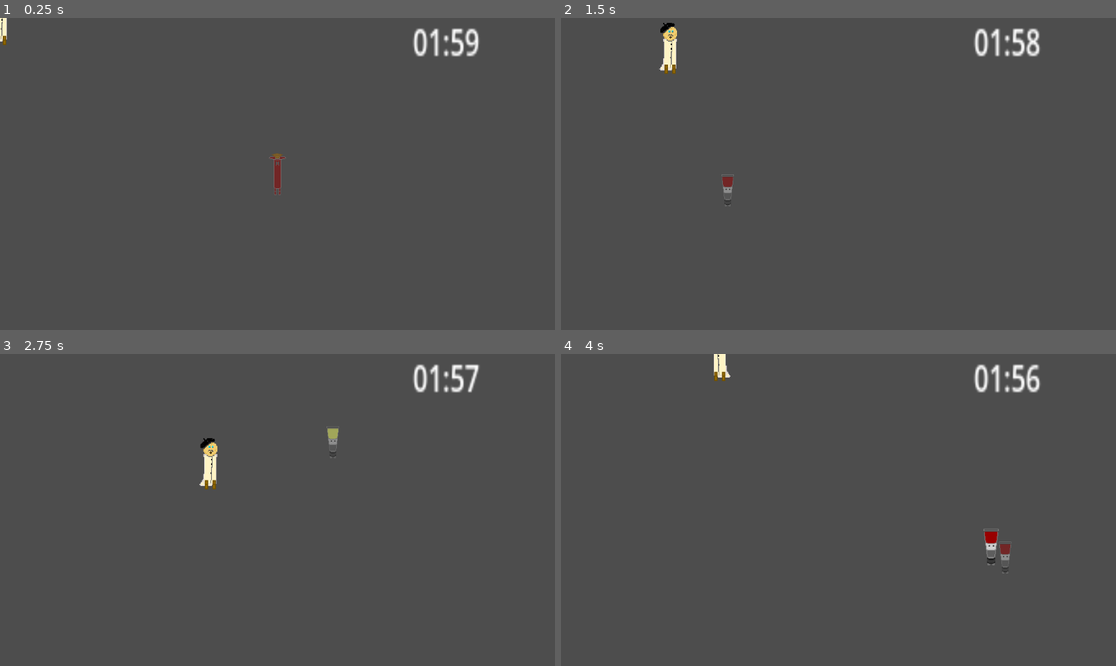
Above: before the commit, frames 1-4 (two rows, left to right).
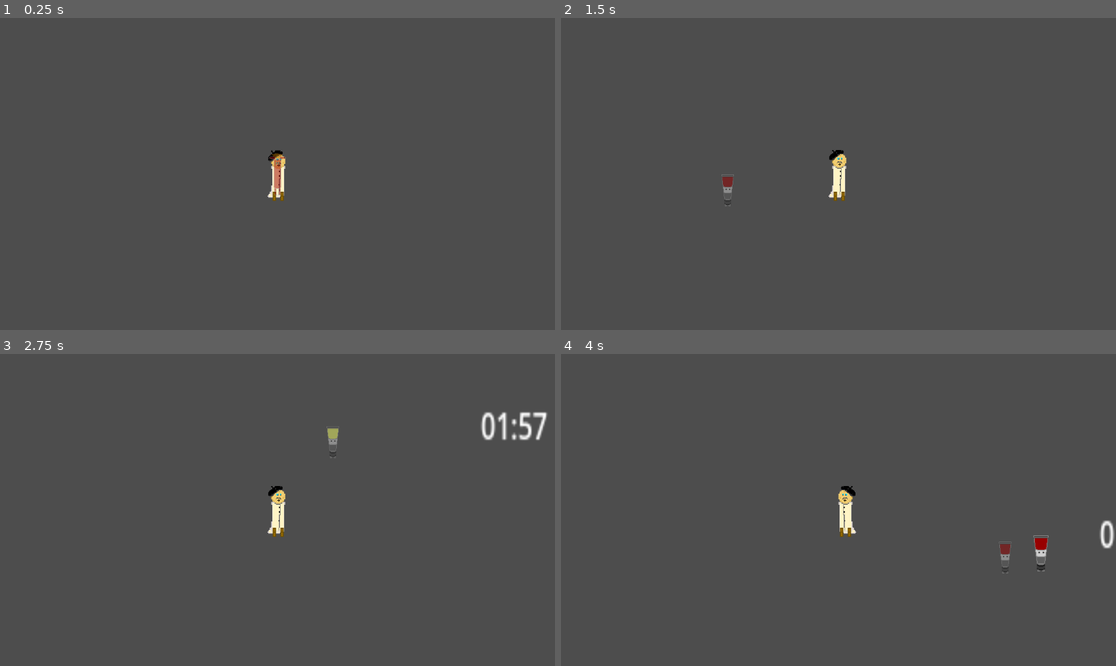
Above: after the commit, the same moments.

Repository: StrikorDawn/Paintdown-splasher
Game: Godot game, scene res://scenes/main.tscn
Two runs of this game, one before a commit and one after it. Both use one fixed random seed, a clock stepped at 60 frames per second and the inputs below. Sound files missing from this copy of the repository are replaced by a short silence.
Inputs (mouse positions are in pixels of both pictures, inside the frame that each line leads up to):
- Up to frame 1 (0.25 s): no input
- Up to frame 2 (1.5 s): tap Enter at 0.5 s; move the mouse to (960, 158) at 0.52 s; hold D (move_right) 0.53-1.28 s; tap Space (attack) at 0.6 s; move the mouse to (727, 189) at 1.27 s; hold S (move_down) from 1.28 s (still down); right-click (727, 189) at 1.35 s
- Up to frame 3 (2.75 s): move the mouse to (333, 441) at 2.02 s; release S (move_down) at 2.03 s; hold D (move_right) from 2.03 s (still down); tap Mouse wheel down (next_color) at 2.1 s
- Up to frame 4 (4 s): move the mouse to (810, 572) at 2.77 s; release D (move_right) at 2.78 s; hold W (move_up) 2.78-3.53 s; tap Mouse wheel up (previous_color) at 2.85 s; move the mouse to (1005, 556) at 3.52 s; hold A (move_left) from 3.53 s (still down); click (1005, 556) at 3.6 s

The runs differ from the first frame. In frame 1, 1.1% of the frame differs, in the area x 0-87%, y 0-59%; in frame 2, 1.4%; in frame 3, 1.9%, in the area x 35-99%, y 3-59%; in frame 4, 1.7%.

Commit message:
working camera and level

Diff:
--- a/scenes/main.tscn
+++ b/scenes/main.tscn
@@ -11,6 +11,8 @@
 script = ExtResource("1_vqm8e")
 
 [node name="Player" parent="." instance=ExtResource("1_fnyou")]
+
+[node name="Camera2D" type="Camera2D" parent="Player"]
 
 [node name="MousePlayer" parent="." instance=ExtResource("3_7mn15")]
 
--- a/scripts/player.gd
+++ b/scripts/player.gd
@@ -4,7 +4,7 @@
 # Custom Signals
 ######################################
 signal player_attacking
-
+signal player_death
 ######################################
 # Node References
 ######################################
@@ -118,5 +118,6 @@
 	print(health)
 
 func die():
-	sprite_2d.rotation_degrees = 180
+	sprite_2d.rotation_degrees = -90
 	set_physics_process(false)
+	player_death.emit(visible)
